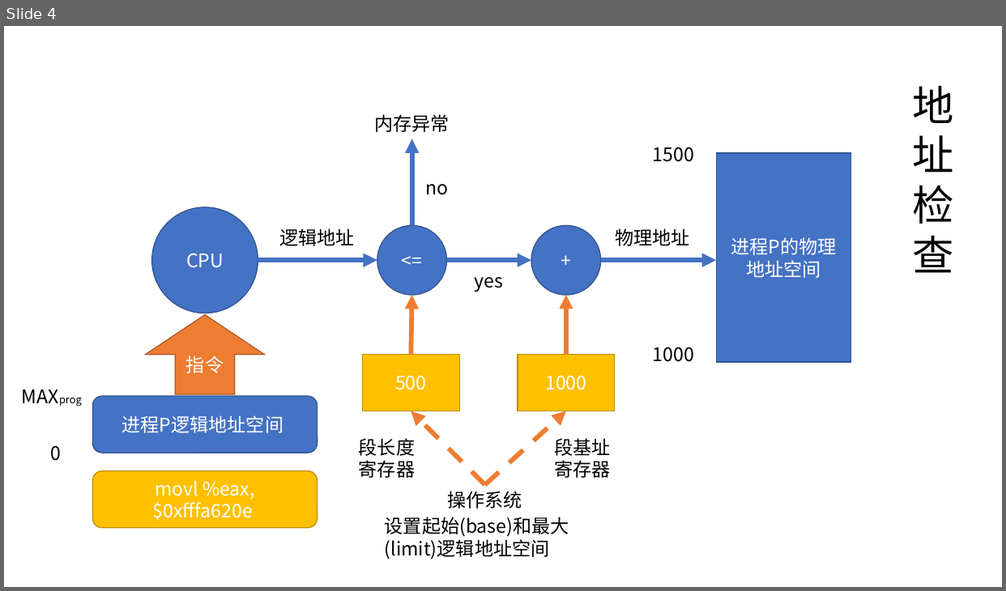
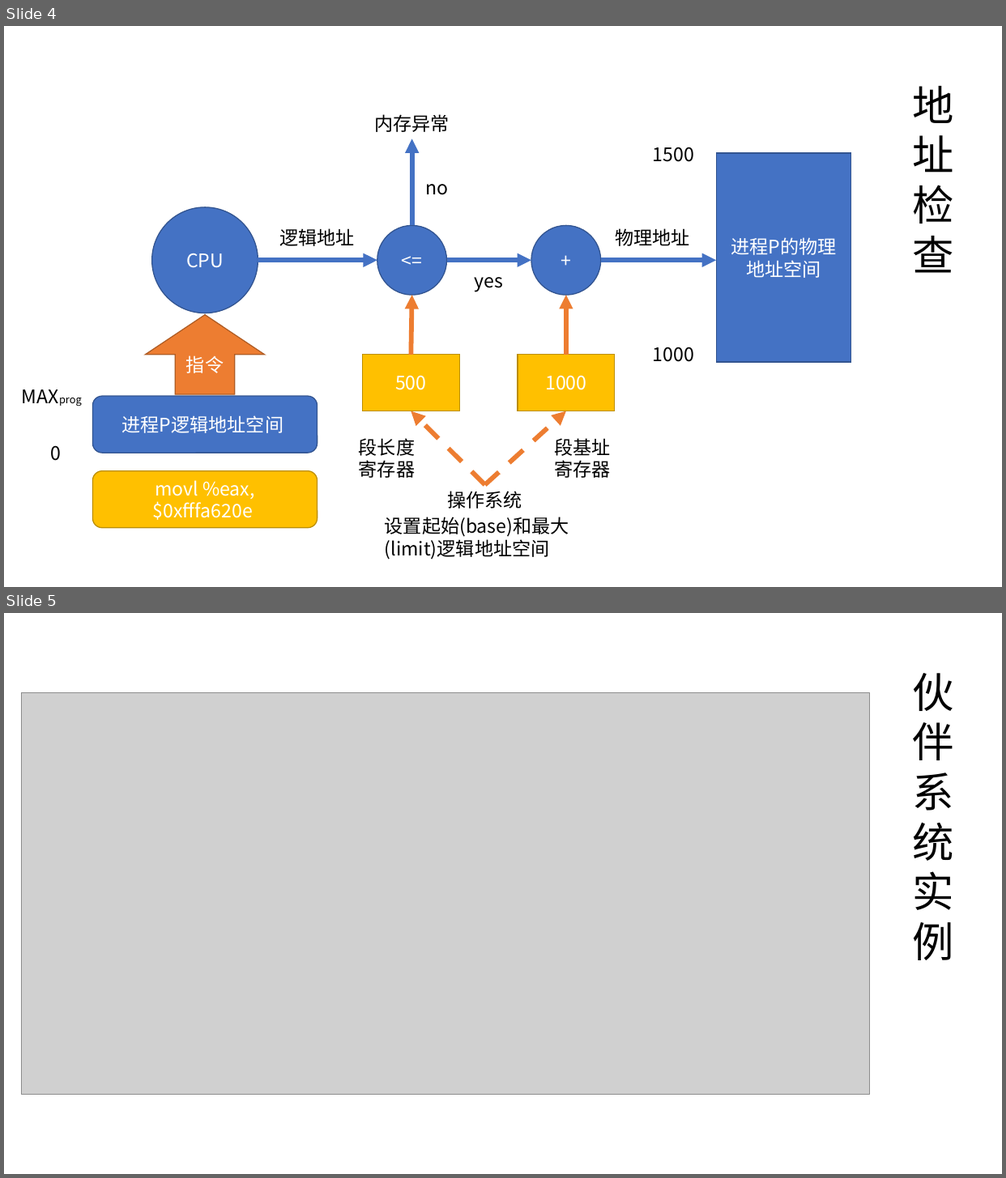
Before and after one commit to yanghongyang/Tsinghua-Operation-System-Notes, a slide deck: 图片/操作系统的图（整成一个PPT文件里）.pptx. Shown one above the other, each under a label of ours: slide 4 before the commit, slides 4 and 5 after it. The pictures are 1006x591 and 1006x1178 pixels, drawn with LibreOffice and Linux fonts; fonts in the diff are those of the drawing; grey boxes stand for pictures. Boxes give left, top, right and bottom in pixels: in the first picture for what was removed or moved away, otherwise in the second. Text is boxed around its words. In the diff, an @@ line names an element or a change of style, - is before the commit and + after.

Commit message:
操作系统第六讲（未更新完）

```diff
--- a/图片/操作系统的图（整成一个PPT文件里）.pptx
+++ b/图片/操作系统的图（整成一个PPT文件里）.pptx
@@ slide 5 added at bbox=[4, 613, 1002, 1174], background #FFFFFF @@
@@ text added at bbox=[912, 673, 953, 960], 40 pt, text #000000 @@
+伙伴系统实例
@@ picture added at bbox=[21, 693, 870, 1094] @@
```
Also in this commit, not shown: 5 other slides added, 1 slide removed, 2 other files.
